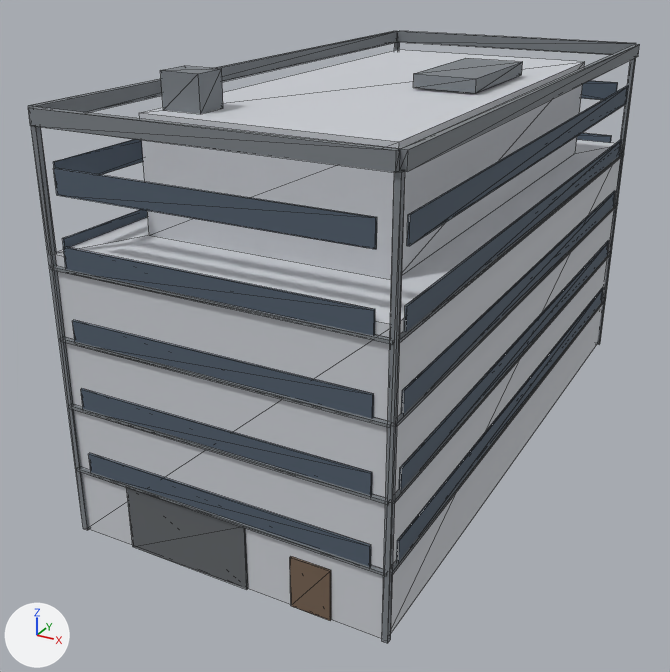
Renders of the glTF model public/buildings/lot_2x4.glb from each side of a commit.
One viewpoint serves both versions: a camera (50 mm lens) standing at (25.8, -24.5, 24.0) and looking at (5.5, 12.4, 5.6). Arrows for +X, +Y and +Z are at lower left; the lights stay in place. The first picture is the older version. Mesh edges are drawn as thin lines. Vertices at exactly the same position are counted once.

In view in the first picture: 'lot_2x4'.
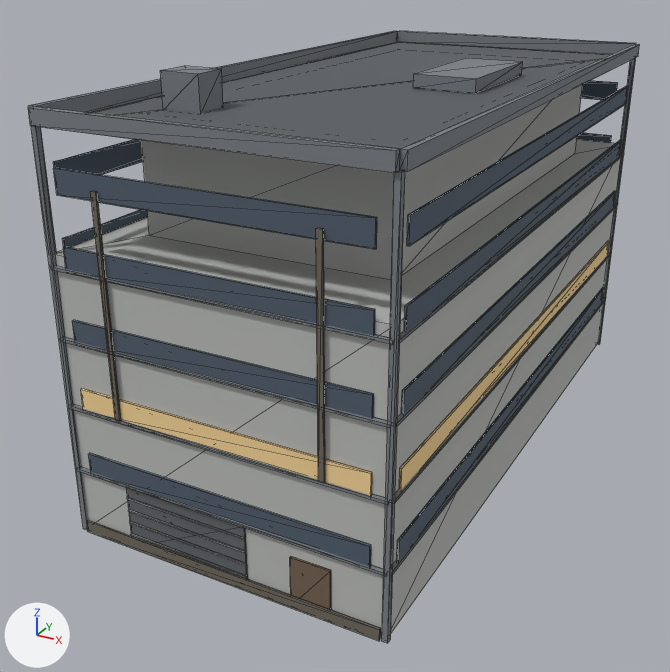
The change, as a list of edits to the scene's bpy script:
```text
Change mat_lot_2x4:
    mat_lot_2x4.base_color: (0.6, 0.62, 0.66) -> (0.5, 0.51, 0.49)  # light grey #cbced4 -> grey #bcbdba
Add mat_lot_2x4_lit_glass:
    mat_lot_2x4_lit_glass = principled_material('lot_2x4_lit_glass')
    mat_lot_2x4_lit_glass.base_color = (0.95, 0.68, 0.32)  # beige #f9d799
    mat_lot_2x4_lit_glass.roughness = 0.85
Add mat_lot_2x4_metal:
    mat_lot_2x4_metal = principled_material('lot_2x4_metal')
    mat_lot_2x4_metal.base_color = (0.44, 0.46, 0.47)  # grey #b1b5b6
    mat_lot_2x4_metal.roughness = 0.85
Add mat_lot_2x4_dirt:
    mat_lot_2x4_dirt = principled_material('lot_2x4_dirt')
    mat_lot_2x4_dirt.base_color = (0.16, 0.14, 0.11)  # brown #6f695d
    mat_lot_2x4_dirt.roughness = 0.85
Add mat_lot_2x4_roof_felt:
    mat_lot_2x4_roof_felt = principled_material('lot_2x4_roof_felt')
    mat_lot_2x4_roof_felt.base_color = (0.1, 0.11, 0.12)  # dark grey #595d61
    mat_lot_2x4_roof_felt.roughness = 0.85
Change me_lot_2x4:
    used by ob_lot_2x4; location = (0.0, 0.0, 0.0)
    remove me_lot_2x4.from_pydata(...)  # 392 vertices, 600 faces; spans x -0.2..14.8, y -0.2..30.8, z 0.0..19.0
    add me_lot_2x4.from_pydata(...)  # 464 vertices, 708 faces; spans x -0.2..14.8, y -0.2..30.8, z 0.0..19.0
    me_lot_2x4 part 1: a new loose piece, a box spanning x 0.2..14.3, y 0.2..30.3, z 17.51..17.55, in mat_lot_2x4_roof_felt (dark grey #595d61)
    me_lot_2x4 part 2: a new loose piece, a box spanning x 2.61..8.41, y -0.12..-0.06, z 0.6..0.66, in mat_lot_2x4_metal (grey #b1b5b6)
    me_lot_2x4 part 3: a new loose piece, a box spanning x 2.61..8.41, y -0.12..-0.06, z 1.2..1.26, in mat_lot_2x4_metal (grey #b1b5b6)
    me_lot_2x4 part 4: a new loose piece, a box spanning x 2.61..8.41, y -0.12..-0.06, z 1.8..1.86, in mat_lot_2x4_metal (grey #b1b5b6)
    me_lot_2x4 part 5: a new loose piece, a box spanning x 2.61..8.41, y -0.12..-0.06, z 2.4..2.46, in mat_lot_2x4_metal (grey #b1b5b6)
    me_lot_2x4 part 6: a new loose piece, a box spanning x 0.2..14.3, y -0.18..-0.1, z 0.0..0.55, in mat_lot_2x4_dirt (brown #6f695d)
    me_lot_2x4 part 7: a new loose piece, a box spanning x 2.49..2.73, y -0.19..-0.11, z 6.125..15.4, in mat_lot_2x4_dirt (brown #6f695d)
    me_lot_2x4 part 8: a new loose piece, a box spanning x 11.77..12.01, y -0.19..-0.11, z 6.125..15.4, in mat_lot_2x4_dirt (brown #6f695d)
    me_lot_2x4 part 9: 24 faces spanning x 0.7..14.6, y -0.1..29.8, z 6.0..7.0 switch from mat_lot_2x4_glass (greyish blue #505d6c) to mat_lot_2x4_lit_glass (beige #f9d799)
    other edits to the shape of me_lot_2x4 do not show in these pictures
    add me_lot_2x4.materials.append(mat_lot_2x4_roof_felt)  # dark grey #595d61
    add me_lot_2x4.materials.append(mat_lot_2x4_metal)  # grey #b1b5b6
    add me_lot_2x4.materials.append(mat_lot_2x4_dirt)  # brown #6f695d
```

Pixel boxes (x1, y1, x2, y2) of what changed, in the pictures (670 x 672 px):
'lot_2x4', recoloured, reshaped
    both: (28, 31, 640, 643)
part 1 of me_lot_2x4, added
    after: (89, 42, 611, 149)
part 2 of me_lot_2x4, added
    after: (131, 534, 246, 578)
part 3 of me_lot_2x4, added
    after: (130, 522, 246, 565)
part 4 of me_lot_2x4, added
    after: (128, 510, 245, 553)
part 5 of me_lot_2x4, added
    after: (127, 498, 245, 540)
part 6 of me_lot_2x4, added
    after: (87, 520, 381, 641)
part 7 of me_lot_2x4, added
    after: (91, 191, 121, 421)
part 8 of me_lot_2x4, added
    after: (316, 228, 325, 483)
part 9 of me_lot_2x4, recoloured
    both: (81, 240, 610, 495)
